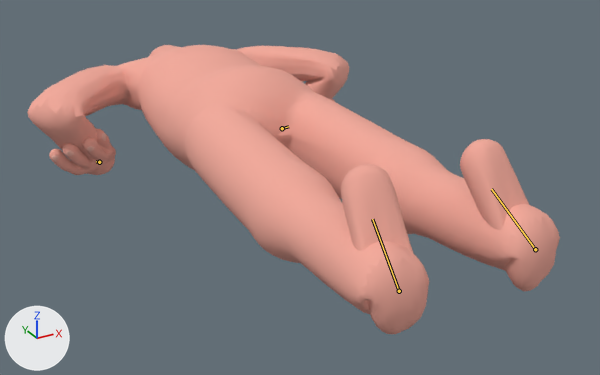
The glTF model characters/male_base/art/male_base.glb as it was, and as the next commit left it.
Rendered twice from a 50 mm lens placed at (-0.782, -1.597, 0.856), pointed at (0.028, -0.124, 0.12). Every picture has the same lights, and +X, +Y and +Z are marked at lower left. The older version comes first. Both versions are drawn at frame 9 of the action 'get_up_front'; the numbers are the values there. The bones that change are drawn over the model as lines.

Objects in the first picture: 'Body_FootL', 'Body_FootR', 'Body_Hips', 'Body_LowerArmL', 'Body_LowerLegL', 'Body_LowerLegR', 'Body_Torso', 'Body_UpperArmL', 'Body_UpperArmR', 'Body_UpperLegL', 'Body_UpperLegR', 'HandL', 'NailsL' and 1 more.
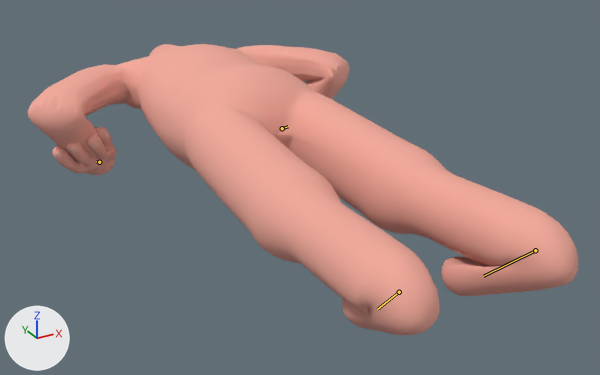
Pixel boxes (x1, y1, x2, y2) of what changed, in the pictures (600 x 375 px):
'Body_LowerLegR', posed: before (372, 144, 552, 271); after (361, 144, 548, 267)
'Body_LowerLegL', posed: before (248, 166, 418, 314); after (248, 166, 415, 315)
'Body_FootR', posed (37% wider, 44% shorter): before (460, 139, 560, 291); after (441, 212, 578, 296)
'Body_FootL', posed (10% wider, 50% shorter): before (341, 164, 430, 334); after (342, 251, 440, 335)
'Body_UpperLegR', posed: before (272, 95, 424, 199); after (273, 95, 424, 225)
'Body_Torso', posed: before (117, 45, 260, 169); after (117, 44, 260, 170)
'Body_UpperArmL', posed: before (28, 65, 133, 117); after (30, 64, 133, 116)
'Body_UpperArmR', posed: before (236, 46, 343, 81); after (237, 45, 346, 81)
'HandL', posed: before (49, 129, 116, 175); after (52, 127, 117, 173)
'NailsL', posed: before (52, 133, 106, 162); after (55, 131, 109, 159)
bone 'LeftFoot', root to tip: before (399, 291) to (372, 219); after (399, 292) to (377, 309)
bone 'RightFoot', root to tip: before (535, 249) to (491, 189); after (535, 250) to (483, 276)

Patch to the scene script:
```diff
--- a/characters/male_base/art/male_base.glb.py
+++ b/characters/male_base/art/male_base.glb.py
@@ bone_leftfoot @@
 bone_leftfoot = bpy.data.objects['Rig'].pose.bones['LeftFoot']  # child of 'LeftLowerLeg'
-bone_leftfoot.rotation_quaternion = (-0.178, -0.778, -0.038, 0.061)  # degrees (154, 10, 3)
+bone_leftfoot.rotation_quaternion = (-0.629, -0.475, -0.037, 0.07)  # degrees (74, 10, -5)
@@ bone_rightfoot @@
 bone_rightfoot = bpy.data.objects['Rig'].pose.bones['RightFoot']  # child of 'RightLowerLeg'
-bone_rightfoot.rotation_quaternion = (-0.178, -0.778, 0.038, -0.061)  # degrees (154, -10, -3)
+bone_rightfoot.rotation_quaternion = (-0.629, -0.475, 0.037, -0.07)  # degrees (74, -10, 5)
@@ bone_lefthand @@
 bone_lefthand = bpy.data.objects['Rig'].pose.bones['LeftHand']  # child of 'LeftLowerArm'
-bone_lefthand.rotation_quaternion = (0.15, -0.769, 0.154, 0.471)  # degrees (-167, 64, -14)
+bone_lefthand.rotation_quaternion = (0.16, -0.783, 0.121, 0.466)  # degrees (-160, 62, -6)
@@ bone_righthand @@
 bone_righthand = bpy.data.objects['Rig'].pose.bones['RightHand']  # child of 'RightLowerArm'
-bone_righthand.rotation_quaternion = (0.15, -0.769, -0.154, -0.471)  # degrees (-167, -64, 14)
+bone_righthand.rotation_quaternion = (0.16, -0.783, -0.121, -0.466)  # degrees (-160, -62, 6)
```
